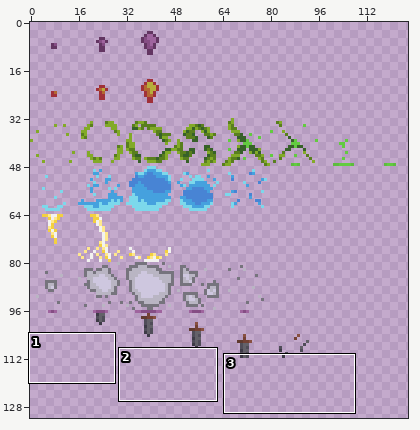
A pixel-art file gets an edit: Assets/Sprites/atlas - spells.aseprite. The picture above shows the old version from afar; the outline marks the close-up.
Close-up. First the earlier version:
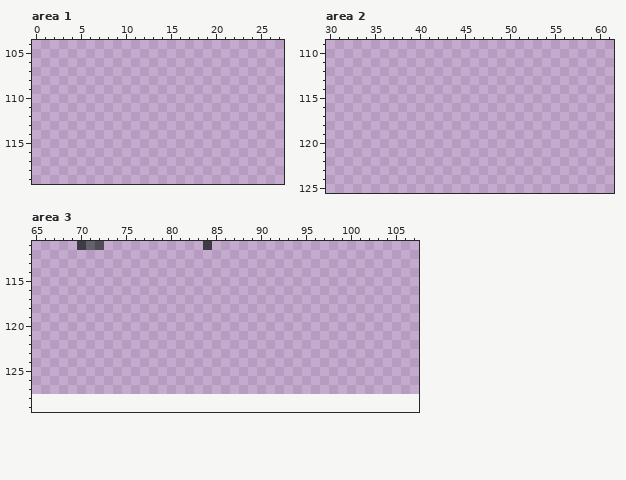
128x128 pixels, 1 frame. Colours within 5 levels of each other are drawn and written as one. Shown: area 1: x 0..27, y 104..119; area 2: x 30..61, y 109..125; area 3: x 65..107, y 111..129. The old version is drawn lined up with the new one, on the new canvas. The wide view leaves out empty margins.
Now the later version:
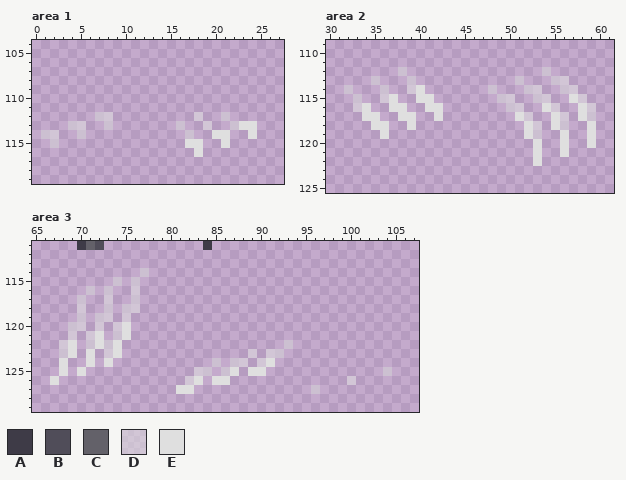
Palette (. is transparent): A #3e3b47  B #504d59  C #636169  D #dfdfdf88  E #dfdfdf
From old to new:
canvas 128x128 -> 256x256
--- area 1
@@ x 0..27 @@
 111 ............................
-112 ............................
-113 ............................
-114 ............................
-115 ............................
-116 ............................
+112 .......DD.........D..D......
+113 ....DD..D.......D..D..DEE...
+114 .DD..D...........D..EE..E...
+115 ..D..............EE..E......
+116 ..................E.........
 117 ............................
--- area 2
@@ x 30..61 @@
 111 ................................
-112 ................................
-113 ................................
-114 ................................
-115 ................................
-116 ................................
-117 ................................
-118 ................................
-119 ................................
-120 ................................
-121 ................................
-122 ................................
+112 ........D...............D.......
+113 .....D...D...........D...DD.....
+114 ..D...D..DE.......D...DD..DD....
+115 ...D..DE..EE.......DD..DD..ED...
+116 ...DE..EE..EE.......DD..ED..ED..
+117 ....EE..EE..E........ED..ED.ED..
+118 .....EE..E............ED.ED..E..
+119 ......E...............ED..E..E..
+120 .......................E..E..E..
+121 .......................E..E.....
+122 .......................E........
 123 ................................
--- area 3
@@ x 65..107 @@
 113 ...........................................
-114 ...........................................
-115 ...........................................
-116 ...........................................
-117 ...........................................
-118 ...........................................
-119 ...........................................
-120 ...........................................
-121 ...........................................
-122 ...........................................
-123 ...........................................
-124 ...........................................
-125 ...........................................
-126 ...........................................
-127 ...........................................
+114 ............D..............................
+115 .........D.D...............................
+116 ......D.D..D...............................
+117 .....D..D..D...............................
+118 .....D..D.DD...............................
+119 .....D.DD.D................................
+120 ....DD.D.DE................................
+121 ....D.DE.DE................................
+122 ...DE.DEDE..................D..............
+123 ...DE.E.DE..............D.DD...............
+124 ...E..E.E...........D.DD.DE................
+125 ...E.E............DD.DE.EE.............D...
+126 ..E..............DE.EE.............D.......
+127 ................EE.............D...........
 128 ...........................................
Pixel boxes of the changes (left, top, right, bottom) in both close-ups:
added: (41, 112, 113, 148)
added: (176, 112, 257, 157)
added: (344, 67, 443, 139)
added: (488, 67, 596, 166)
added: (50, 268, 149, 385)
added: (176, 340, 356, 394)
added: (383, 367, 392, 376)
